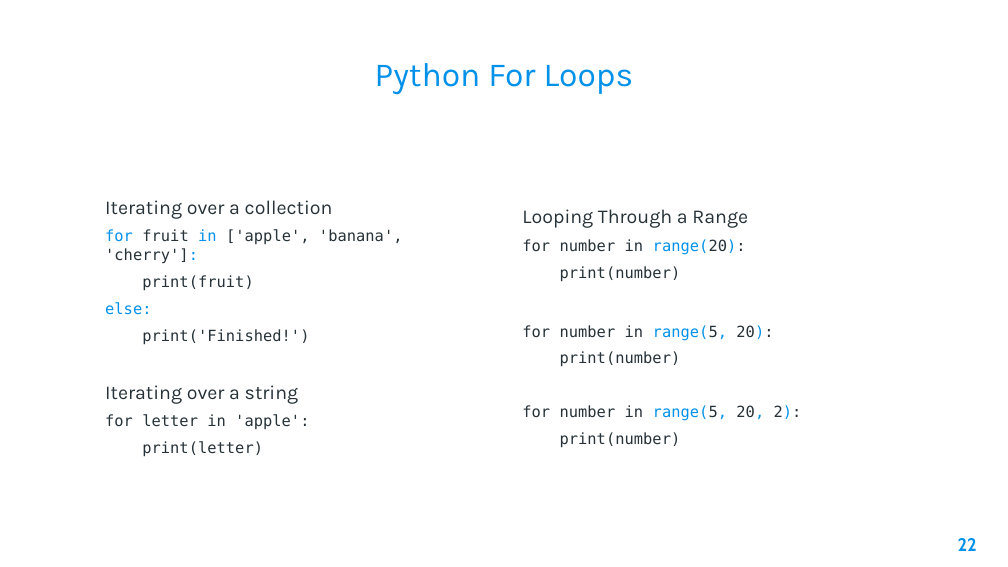
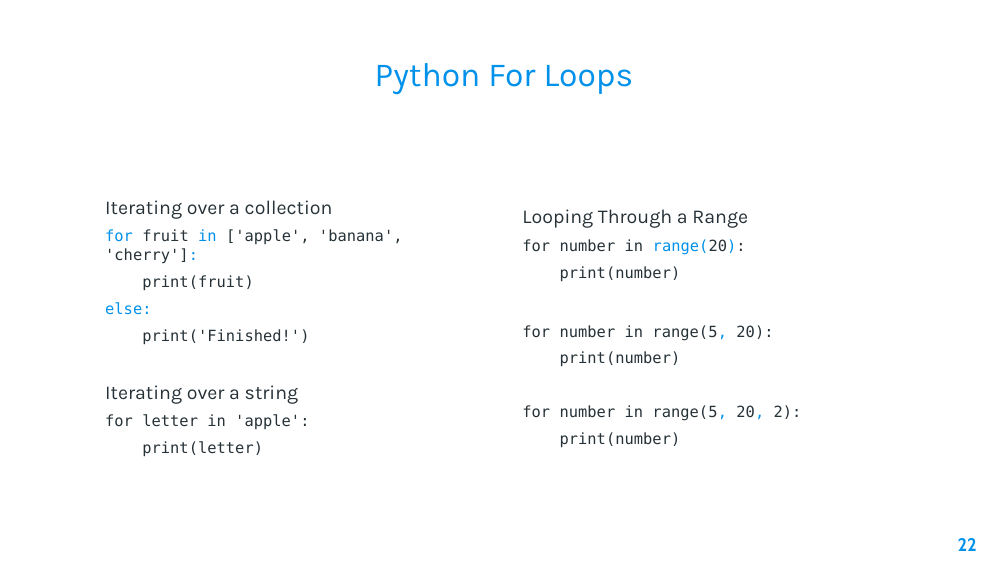
Before and after one commit to AleeRezaa/learn-python, a slide deck: slide 22 of Python.pptx. Drawn at 1008x567 pixels with LibreOffice and Linux fonts; fonts in the diff are those of the drawing; background and template pictures are left out. Boxes give left, top, right and bottom in pixels: in the first picture for what was removed or moved away, otherwise in the second. Text is boxed around its words. In the diff, an @@ line names an element or a change of style, - is before the commit and + after.

```diff
--- a/Python.pptx
+++ b/Python.pptx
@@ text at (x1=522, y1=325, x2=802, y2=421): text colour #0091EA to #263238 in "range(5, 20):", "range(5, 2):" @@
```
Also in this commit, not shown: 5 slides added, 1 other file.
